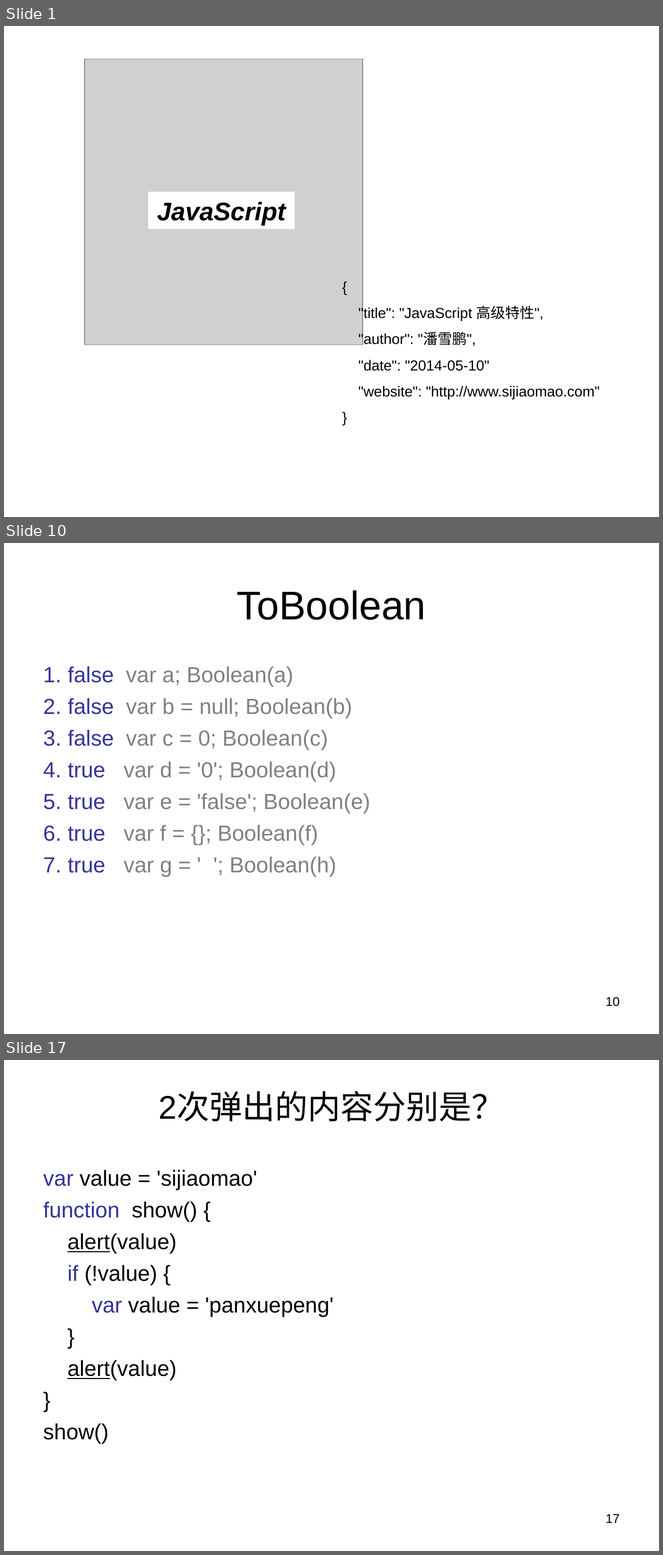
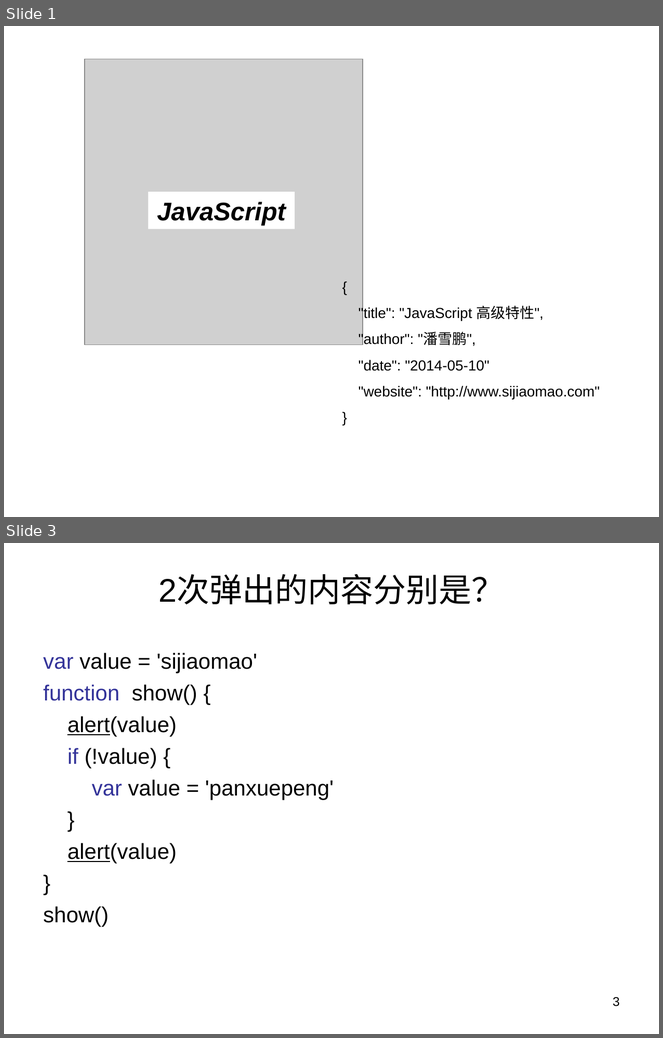
Before and after one commit to panxuepeng/javascript, a slide deck: ppt/第二天课程.ppt. Shown one above the other, each under a label of ours: slides 1, 10 and 17 before the commit, slides 1 and 3 after it; the slides between them are not shown. The pictures are 663x1555 and 663x1038 pixels, drawn with LibreOffice and Linux fonts; fonts in the diff are those of the drawing; grey boxes stand for pictures. Boxes give left, top, right and bottom in pixels: in the first picture for what was removed or moved away, otherwise in the second. Text is boxed around its words. In the diff, an @@ line names an element or a change of style, - is before the commit and + after.

```diff
--- a/ppt/第二天课程.ppt
+++ b/ppt/第二天课程.ppt
@@ slide 10 removed at [4, 543, 659, 1034], background #FFFFFF @@
@@ title removed at [237, 590, 426, 620] @@
-ToBoolean
@@ text removed at [68, 666, 370, 877] @@
-1. false var a; Boolean(a)
-2. false var b = null; Boolean(b)
-3. false var c = 0; Boolean(c)
-4. true var d = '0'; Boolean(d)
-5. true var e = 'false'; Boolean(e)
-6. true var f = {}; Boolean(f)
-7. true var g = ' '; Boolean(h)
@@ page number removed at [606, 997, 620, 1007] @@
-10
@@ what was slide 17 is now slide 3 @@
@@ page number at [613, 997, 620, 1007]: text changed @@
-17
+3
```
Also in this commit, not shown: 4 slides changed, 14 other slides removed, 2 other files.
